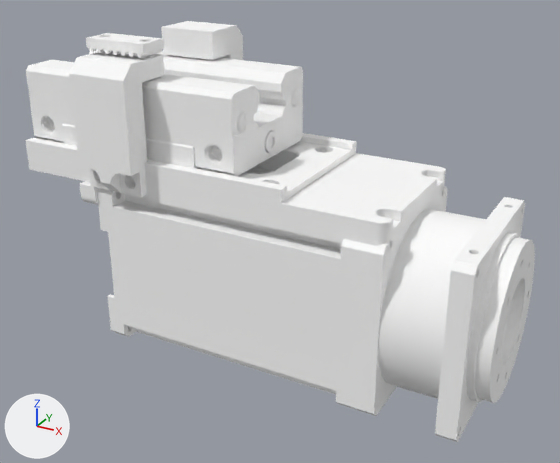
The COLLADA model living_lab_robot_description/meshes/arm_base.dae: old version first, new version second.
The view is the same before and after, from a camera (50 mm lens) standing at (0.1904, -0.1993, 0.0603) and looking at (0.0821, -0.0023, -0.0382). Lighting does not change. The marker at lower left points along +X, +Y and +Z. Where no turn or scale is listed for an object, it has been applied to the vertices. Vertices at the same position are counted once.

Names of what the first picture shows: 'C3B002', 'C3B006', 'C4B014', 'C4B014a', 'TBCR_S3M100', 'dynamixell pro_2200W', 'hsr20r'.
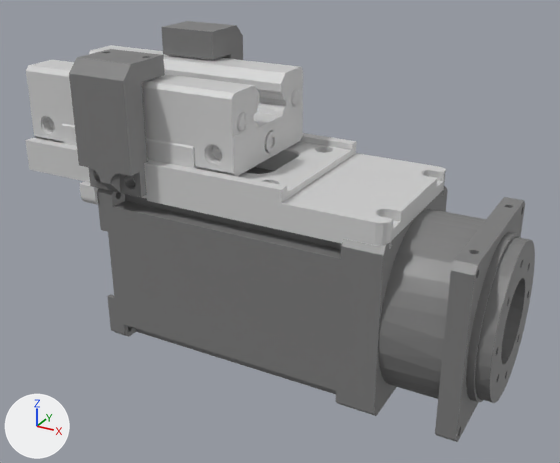
Boxes [x1, y1, x2, y2] around the edits, measured in the pictures (560 x 463 px; the box of a moved part takes in the faces that stretch with it):
'TBCR_S3M100', deleted: before [86, 33, 164, 58]
part 1 of me_c3b006, moved or reshaped: before [95, 187, 99, 203]; after [81, 187, 99, 205]
part 2 of me_c3b006, recoloured: [80, 182, 98, 204] in both
part 3 of me_c4b014a, recoloured (white to grey): [161, 21, 243, 60] in both
part 4 of me_hsr20r, cut back: before [32, 72, 303, 176]; after [32, 71, 303, 176]
part 5 of me_hsr20r, recoloured (white to grey): [26, 51, 303, 176] in both
part 6 of me_c3b002, moved or reshaped: before [133, 142, 446, 246]; after [133, 142, 446, 249]
part 7 of me_c3b002, recoloured: [25, 133, 445, 247] in both
part 8 of me_dynamixell_pro_2200w, added: after [503, 232, 517, 239]
part 9 of me_dynamixell_pro_2200w, added: after [466, 238, 510, 402]
part 10 of me_dynamixell_pro_2200w, added: after [378, 214, 481, 399]
part 11 of me_dynamixell_pro_2200w, cut back: [112, 167, 535, 442] in both
part 12 of me_dynamixell_pro_2200w, recoloured: [97, 186, 478, 442] in both
part 13 of me_c4b014, moved or reshaped: [91, 168, 141, 197] in both
part 14 of me_c4b014, moved or reshaped: before [80, 52, 162, 64]; after [80, 49, 161, 64]
part 15 of me_c4b014, recoloured: [69, 53, 165, 197] in both

Diff of the bpy script that builds the scene:
```diff
--- a/living_lab_robot_description/meshes/arm_base.dae.py
+++ b/living_lab_robot_description/meshes/arm_base.dae.py
@@ mat_material_001 @@
+mat_material_001 = principled_material('Material_001')
+mat_material_001.base_color = (0.2, 0.2, 0.2)  # grey #7c7c7c
+mat_material_001.roughness = 0.44
@@ mat_material_002 @@
+mat_material_002 = principled_material('Material_002')
+mat_material_002.base_color = (0.64, 0.64, 0.64)  # light grey #d1d1d1
+mat_material_002.roughness = 0.44
@@ me_c3b006 @@
-me_c3b006.from_pydata(...)  # 612 vertices, 1236 faces; spans x -0.016..0.0, y -0.006..0.05, z 0.0125..0.0195
+me_c3b006.from_pydata(...)  # 559 vertices, 588 faces; spans x -0.016..0.0, y -0.006..0.05, z 0.0125..0.0195
+# me_c3b006 part 1: 29 vertices moved from x -0.006..0.0, y -0.0035..0.0475, z 0.0149..0.0181 to x -0.006..0.0, y -0.006..0.0475, z 0.0149..0.0181; 184 vertices removed from x -0.006..0.0, y -0.0036..0.0476, z 0.0149..0.0181; 156 vertices added at x -0.006..0.0, y -0.006..0.05, z 0.0125..0.0181
+# me_c3b006 part 2: 77 faces spanning x -0.016..0.0, y -0.006..0.05, z 0.0125..0.0195 switch from mat_id11 (white #ffffff) to mat_material_002 (light grey #d1d1d1)
@@ me_c4b014a @@
-me_c4b014a.from_pydata(...)  # 348 vertices, 700 faces; spans x 0.0..0.02, y -0.0105..0.0085, z -0.02..0.023
+me_c4b014a.from_pydata(...)  # 315 vertices, 333 faces; spans x 0.0..0.02, y -0.0105..0.0085, z -0.02..0.023
+# me_c4b014a part 3: 65 faces spanning x 0.0..0.02, y -0.0105..0.0085, z -0.02..0.023 switch from mat_id11 (white #ffffff) to mat_material_001 (grey #7c7c7c)
@@ me_hsr20r @@
-me_hsr20r.from_pydata(...)  # 7812 vertices, 15612 faces; spans x -0.0394..0.0394, y -0.022..0.022, z -0.03..-0.0046
+me_hsr20r.from_pydata(...)  # 3802 vertices, 4031 faces; spans x -0.0394..0.0394, y -0.022..0.022, z -0.03..-0.0046
+# me_hsr20r part 4: 84 vertices moved within x -0.0394..0.0394, y -0.0209..0.0209, z -0.03..-0.0125; 5244 vertices removed from x -0.0394..0.0394, y -0.0215..0.0215, z -0.03..-0.0105; 2478 vertices added at x -0.0394..0.0394, y -0.0215..0.0215, z -0.03..-0.0101
+# me_hsr20r part 5: 425 faces spanning x -0.0394..0.0394, y -0.022..0.022, z -0.03..-0.0046 switch from mat_id11 (white #ffffff) to mat_material_002 (light grey #d1d1d1)
@@ me_c3b002 @@
-me_c3b002.from_pydata(...)  # 2984 vertices, 6008 faces; spans x -0.09..0.036, y -0.0255..0.0255, z -0.002..0.01
+me_c3b002.from_pydata(...)  # 2110 vertices, 2125 faces; spans x -0.09..0.0361, y -0.0256..0.0256, z -0.002..0.01
+# me_c3b002 part 6: 179 vertices moved from x -0.0739..0.0346, y -0.024..0.024, z 0.0..0.008 to x -0.0736..0.0346, y -0.024..0.024, z 0.0..0.008; 2110 vertices removed from x -0.0741..0.036, y -0.0255..0.0255, z -0.002..0.008; 1236 vertices added at x -0.0741..0.0361, y -0.0256..0.0256, z -0.002..0.008
+# me_c3b002 part 7: 135 faces spanning x -0.09..0.036, y -0.0255..0.0255, z -0.002..0.01 switch from mat_id11 (white #ffffff) to mat_material_002 (light grey #d1d1d1)
@@ me_dynamixell_pro_2200w @@
-me_dynamixell_pro_2200w.from_pydata(...)  # 7952 vertices, 15932 faces; spans x 0.0..0.126, y -0.027..0.027, z -0.027..0.027
+me_dynamixell_pro_2200w.from_pydata(...)  # 4017 vertices, 3907 faces; spans x 0.0..0.126, y -0.027..0.027, z -0.027..0.027
+# me_dynamixell_pro_2200w part 8: a new loose piece of 36 vertices spanning x 0.12..0.1221, y 0.0..0.0245, z -0.0246..0.0246, in mat_material_001 (grey #7c7c7c)
+# me_dynamixell_pro_2200w part 9: a new loose piece of 36 vertices spanning x 0.12..0.1221, y -0.0245..0.0, z -0.0246..0.0246, in mat_material_001 (grey #7c7c7c)
+# me_dynamixell_pro_2200w part 10: a new loose piece of 36 vertices spanning x 0.096..0.114, y -0.0268..0.0, z -0.0268..0.0268, in mat_material_001 (grey #7c7c7c)
+# me_dynamixell_pro_2200w part 11: 177 vertices moved within x 0.0..0.126, y -0.0252..0.0252, z -0.027..0.027; 5847 vertices removed from x 0.0..0.126, y -0.0268..0.0268, z -0.027..0.027; 1804 vertices added at x 0.0..0.126, y -0.0268..0.0268, z -0.027..0.027
+# me_dynamixell_pro_2200w part 12: 190 faces spanning x 0.0..0.12, y -0.027..0.027, z -0.027..0.027 switch from mat_id11 (white #ffffff) to mat_material_001 (grey #7c7c7c)
@@ me_c4b014 @@
-me_c4b014.from_pydata(...)  # 612 vertices, 1236 faces; spans x -0.02..0.0, y -0.0105..0.0085, z -0.02..0.02
+me_c4b014.from_pydata(...)  # 559 vertices, 588 faces; spans x -0.02..0.0, y -0.0105..0.0085, z -0.02..0.02
+# me_c4b014 part 13: 10 vertices moved within x -0.0177..-0.0023, y -0.0065..-0.0025, z -0.018..-0.0141; 178 vertices removed from x -0.0181..-0.0019, y -0.0065..-0.0025, z -0.0181..-0.0139; 171 vertices added at x -0.0181..-0.0019, y -0.0105..-0.0025, z -0.0181..-0.012
+# me_c4b014 part 14: 11 vertices moved within x -0.0187..-0.0013, y 0.0029..0.0047, z 0.014..0.02; 135 vertices removed from x -0.0187..-0.0013, y 0.0023..0.0047, z 0.014..0.02; 89 vertices added at x -0.0188..-0.0012, y 0.0023..0.0047, z 0.014..0.02
+# me_c4b014 part 15: 96 faces spanning x -0.02..0.0, y -0.0105..0.0085, z -0.02..0.02 switch from mat_id11 (white #ffffff) to mat_material_001 (grey #7c7c7c)
@@ ob_tbcr_s3m100 @@
-ob_tbcr_s3m100 = bpy.data.objects.new('TBCR_S3M100', me_tbcr_s3m100)
```
